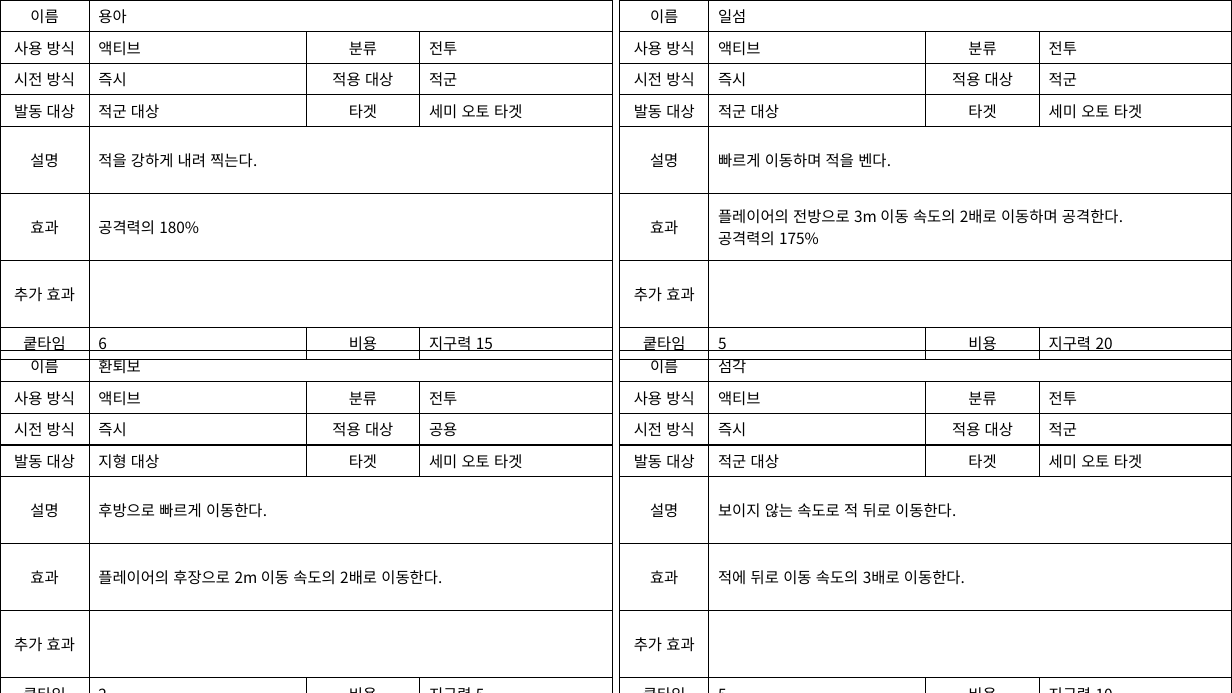
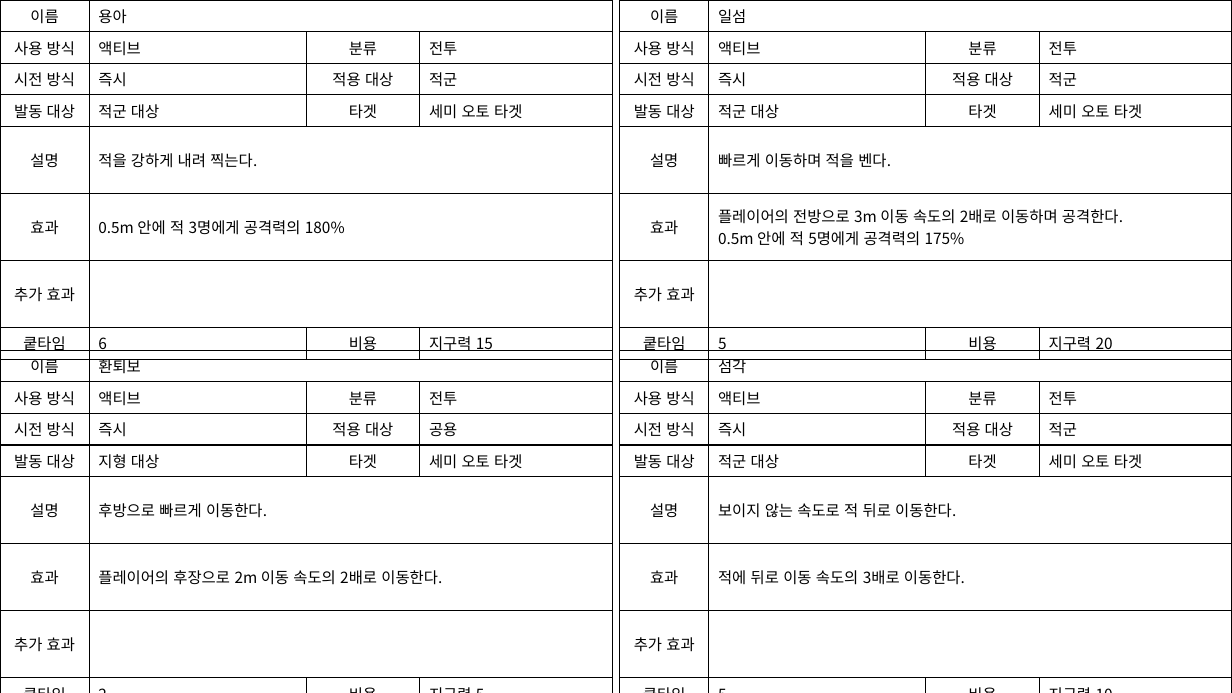
Before and after one commit to yjk0401/unityenginebasic_9th, a slide deck: slide 33 of 기획/방랑엽사전/스킬 기획서.pptx. Drawn at 1232x693 pixels with LibreOffice and Linux fonts; fonts in the diff are those of the drawing. Boxes give left, top, right and bottom in pixels: in the first picture for what was removed or moved away, otherwise in the second. Text is boxed around its words. In the diff, an @@ line names an element or a change of style, - is before the commit and + after.

```diff
--- a/기획/방랑엽사전/스킬 기획서.pptx
+++ b/기획/방랑엽사전/스킬 기획서.pptx
@@ table at <box>0,0,613,355</box> @@
-row 6, column 2: 공격력의 180%
+row 6, column 2: 0.5m 안에 적 3명에게 공격력의 180%
@@ table at <box>620,0,1232,355</box> @@
-row 6, column 2: 플레이어의 전방으로 3m 이동 속도의 2배로 이동하며 공격한다. / 공격력의 175%
+row 6, column 2: 플레이어의 전방으로 3m 이동 속도의 2배로 이동하며 공격한다. / 0.5m 안에 적 5명에게 공격력의 175%
```
Also in this commit, not shown: 21 other slides changed, 7 other files.
